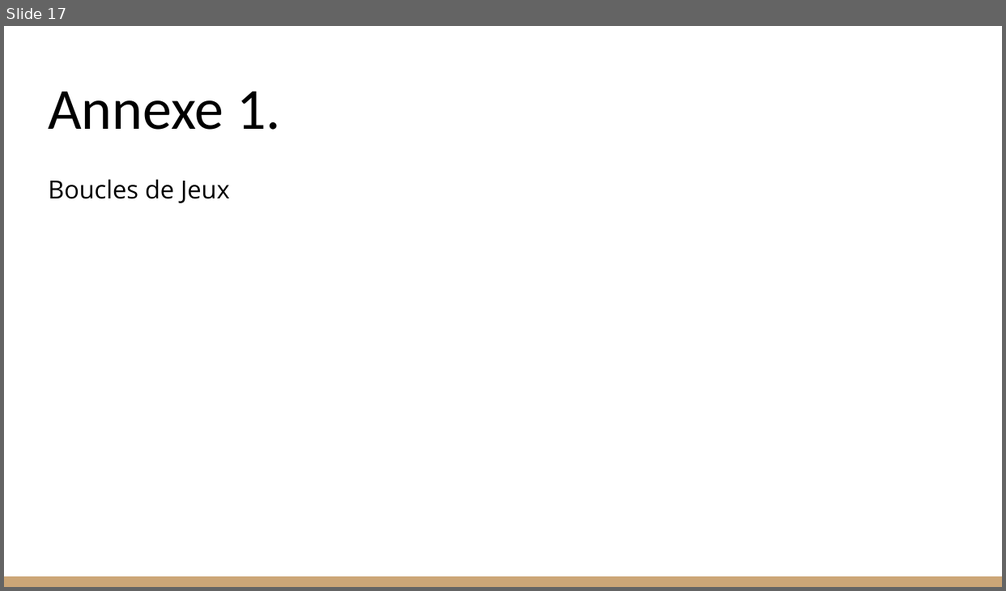
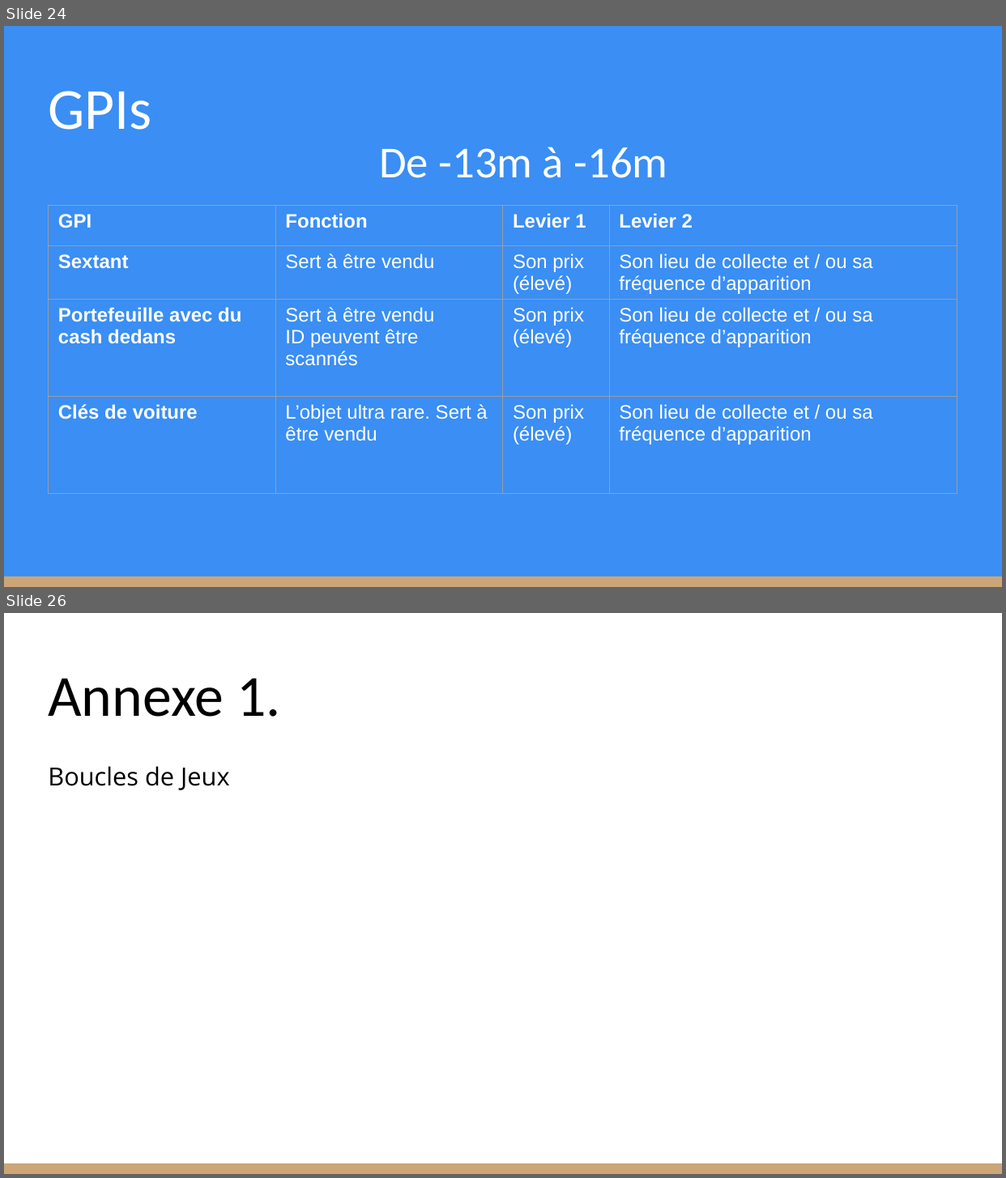
Before and after one commit to KevinBachelierBart/TPGeneraux, a slide deck: Bachelier_Kevin_SintaZaranie.pptx. Shown one above the other, each under a label of ours: slide 17 before the commit, slides 24 and 26 after it; the slides between them are not shown. The pictures are 1006x591 and 1006x1178 pixels, drawn with LibreOffice and Linux fonts; fonts in the diff are those of the drawing. Boxes give left, top, right and bottom in pixels: in the first picture for what was removed or moved away, otherwise in the second. Text is boxed around its words. In the diff, an @@ line names an element or a change of style, - is before the commit and + after.

```diff
--- a/Bachelier_Kevin_SintaZaranie.pptx
+++ b/Bachelier_Kevin_SintaZaranie.pptx
@@ slide 24 added at box(4, 26, 1002, 587), background #3A8EF4; not listed: 1 template element that a slide beside it also shows @@
@@ title added at box(48, 91, 152, 130), 42 pt, text #FFFFFF @@
+GPIs
@@ text added at box(379, 147, 668, 178), 32 pt, text #FFFFFF @@
+De -13m à -16m
@@ table added at box(48, 206, 958, 509), 4 rows, 4 columns @@
+GPI | Fonction | Levier 1 | Levier 2
+Sextant | Sert à être vendu | Son prix / (élevé) | Son lieu de collecte et / ou sa fréquence d’apparition
+Portefeuille avec du cash dedans | Sert à être vendu / ID peuvent être scannés | Son prix / (élevé) | Son lieu de collecte et / ou sa fréquence d’apparition
+Clés de voiture | L’objet ultra rare. Sert à être vendu | Son prix / (élevé) | Son lieu de collecte et / ou sa fréquence d’apparition
@@ what was slide 17 is now slide 26 @@
```
Also in this commit, not shown: 3 slides changed, 10 other slides added, 2 slides removed.
